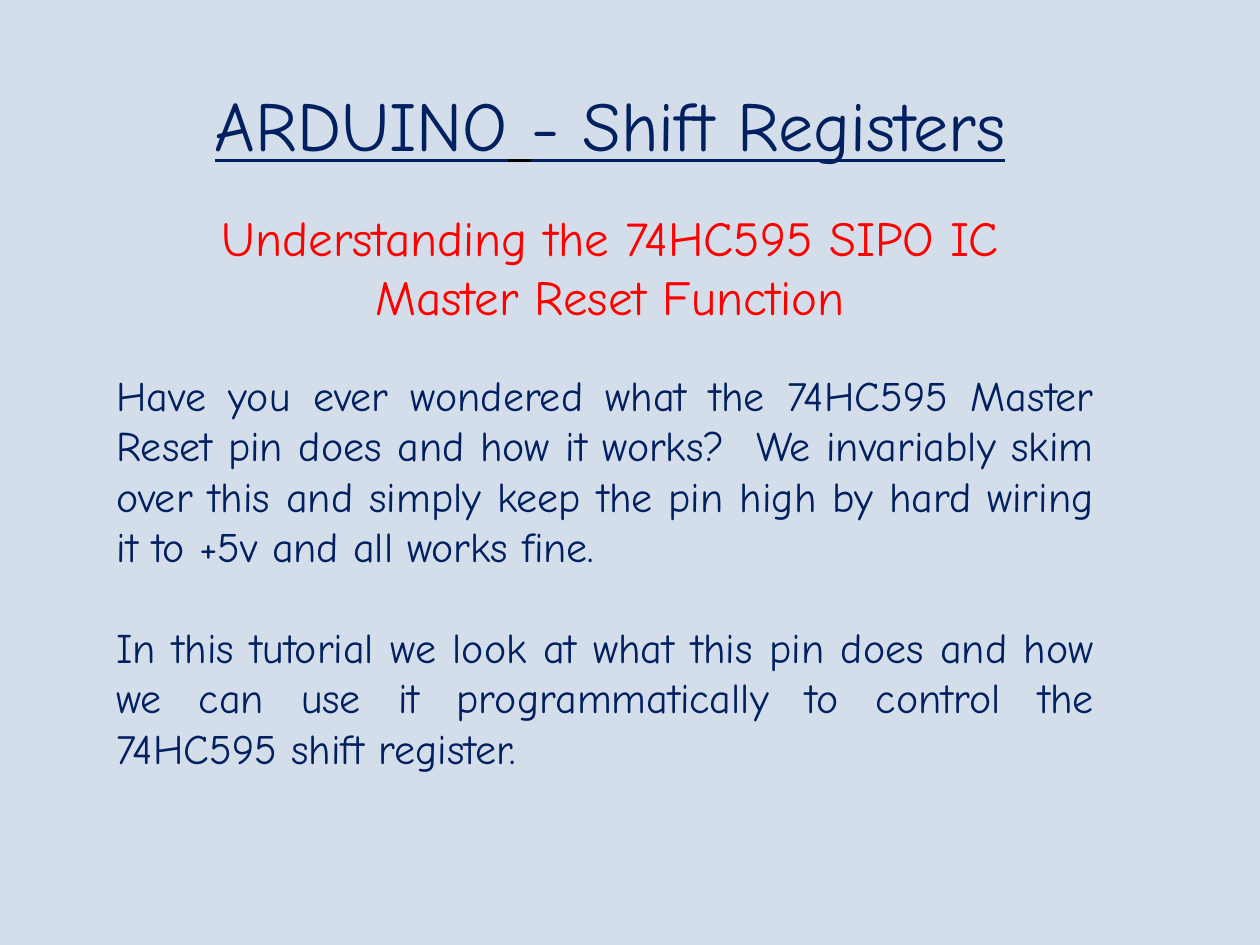
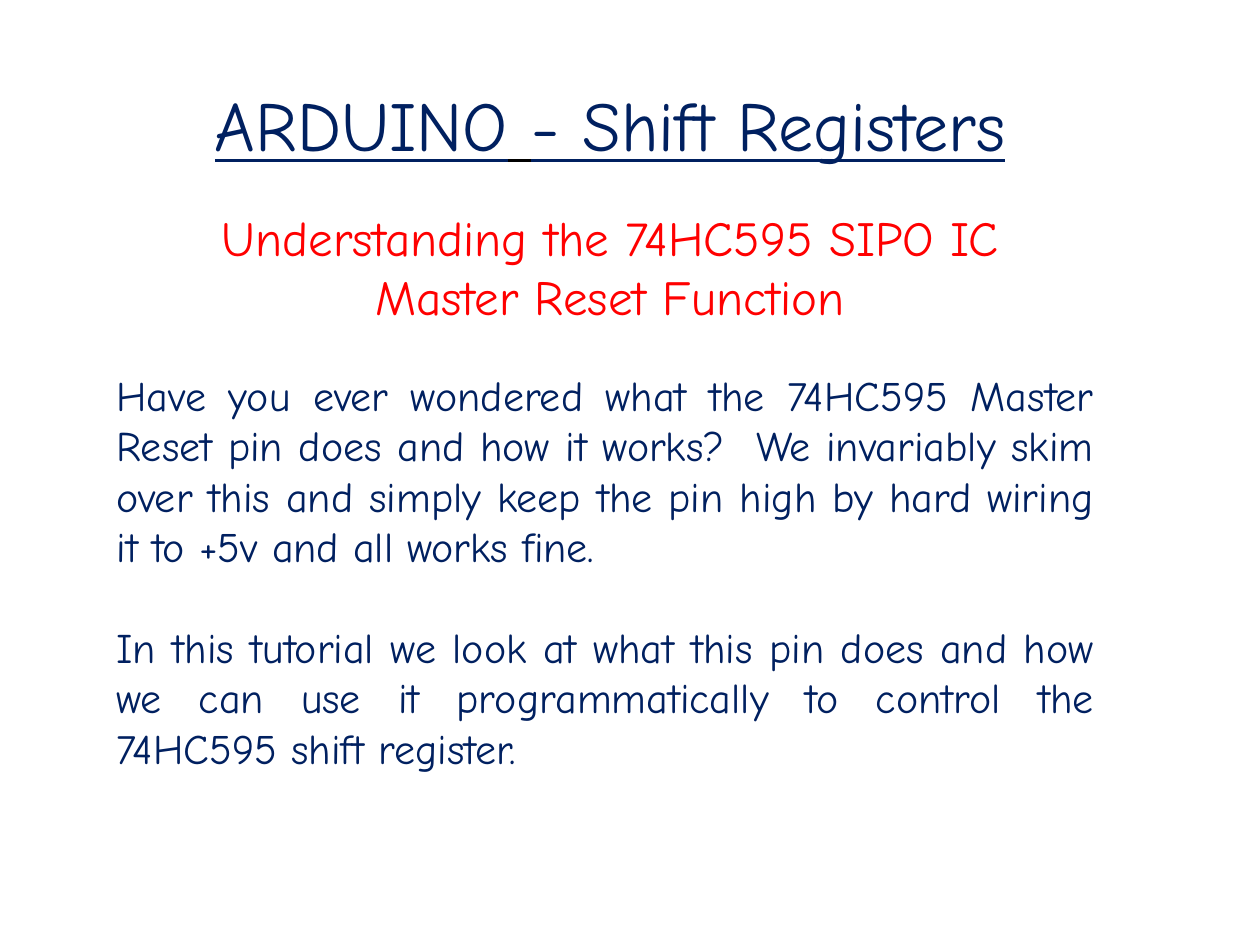
Before and after one commit to ronbentley1/74HC595-Master-Reset, a slide deck: slide 1 of 74HC595 Wiring Schematic.pptx. Drawn at 1260x945 pixels with LibreOffice and Linux fonts; fonts in the diff are those of the drawing. Boxes give left, top, right and bottom in pixels: in the first picture for what was removed or moved away, otherwise in the second. Text is boxed around its words. In the diff, an @@ line names an element or a change of style, - is before the commit and + after.

```diff
--- a/74HC595 Wiring Schematic.pptx
+++ b/74HC595 Wiring Schematic.pptx
@@ background #CCD8E7 at 83% opacity to #FFFFFF @@
```
Also in this commit, not shown: 1 other slide changed, 1 slide added, 4 other files.
